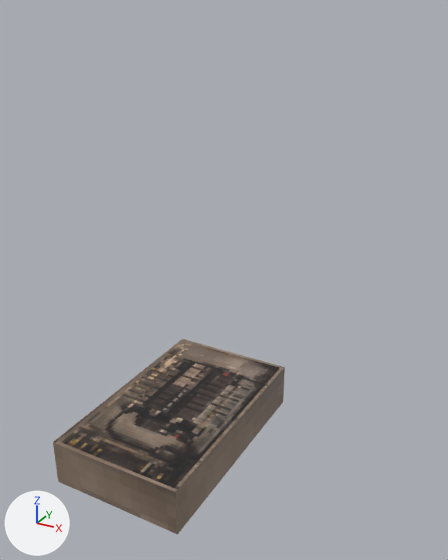
Before and after pictures for a commit that changed the Blender file Assets/Art/Models/Saad_Props.blend.
One viewpoint serves both versions: a camera (50 mm lens) standing at (4.17, -6.26, 5.51) and looking at (0.48, 0.45, 2.16). Arrows for +X, +Y and +Z are at lower left; the lights stay in place.
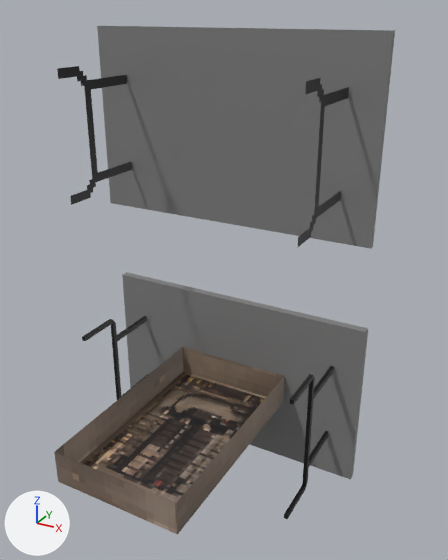
The newer file is also rescaled (x0.45), turned or shifted as a whole; pictures and numbers use the older file's frame.

Where the change shows, as pixel boxes [x1, y1, x2, y2] in the pictures (448 x 560 px):
'FoldingTableLow', added: after [57, 26, 395, 249]
'Cube', moved, turned, rescaled: before [53, 339, 285, 534]; after [54, 347, 284, 534]
'FoldingTable', added: after [82, 272, 368, 519]

The change, as a diff of the scene's bpy script:
```diff
--- a/Assets/Art/Models/Saad_Props.blend.py
+++ b/Assets/Art/Models/Saad_Props.blend.py
@@ img_foldingtable_png @@
+img_foldingtable_png = load_image('FoldingTable.png', '../Textures/Saad/FoldingTable.png', 64, 64, 'sRGB')
@@ mat_folding_table_1 @@
+mat_folding_table_1 = principled_material('Folding Table 1')
+mat_folding_table_1.texture = img_foldingtable_png  # with its transparency
@@ me_plane_001 @@
+me_plane_001.from_pydata(...)  # 20 vertices, 10 faces; spans x -0.97..0.97, y -0.6..0.6, z 0.0..0.68
+me_plane_001.materials.append(mat_folding_table_1)  # picture img_foldingtable_png
@@ me_plane @@
+me_plane.from_pydata(...)  # 90 vertices, 102 faces; spans x -0.97..0.97, y -0.6..0.6, z 0.0..0.77
+me_plane.materials.append(mat_folding_table_1)  # picture img_foldingtable_png
@@ ob_cube @@
 ob_cube = bpy.data.objects.new('Cube', me_cube_001)
-ob_cube.location = (0.0, 0.0, 0.0)
-ob_cube.scale = (3.8, 6.3, 1.31)
+ob_cube.location = (0.0, 0.0, -0.08)
+ob_cube.rotation_euler = (3.142, 0.0, 0.0)  # degrees (180, 0, 0)
+ob_cube.scale = (3.8, 6.3, 0.992)
@@ ob_foldingtablelow @@
+ob_foldingtablelow = bpy.data.objects.new('FoldingTableLow', me_plane_001)
+ob_foldingtablelow.location = (0.0, 0.0, 3.93)
+ob_foldingtablelow.rotation_euler = (-1.571, -3.142, 0.0)  # degrees (-90, -180, 0)
+ob_foldingtablelow.scale = (2.22, 2.22, 2.22)
@@ ob_foldingtable @@
+ob_foldingtable = bpy.data.objects.new('FoldingTable', me_plane)
+ob_foldingtable.location = (0.0, 0.0, -0.08)
+ob_foldingtable.rotation_euler = (-1.571, 0.0, 0.0)  # degrees (-90, 0, 0)
+ob_foldingtable.scale = (2.22, 2.22, 2.22)
```
